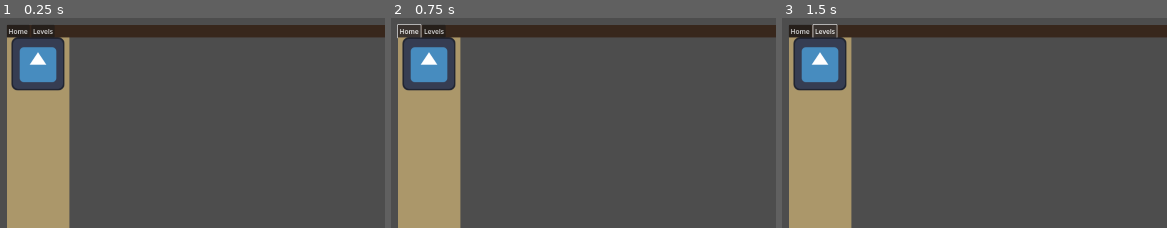
Above: before the commit, frames 1-3 (left to right).
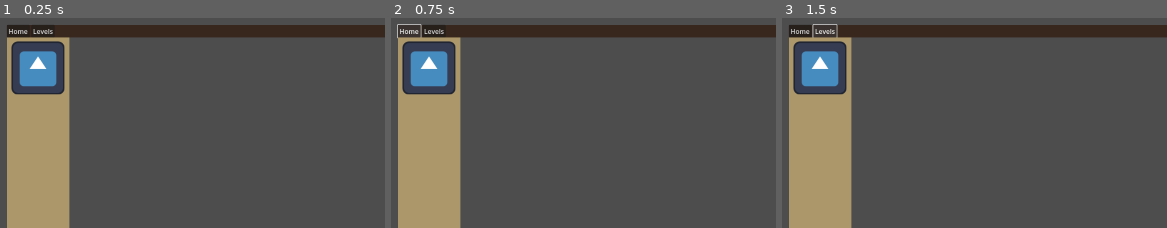
Above: after the commit, the same moments.

Repository: mug1wara26/KOTLC-Game
Game: Godot game, scene res://lambda_elements/puzzle_ui.tscn
Two runs of this game, one before a commit and one after it. Both use one fixed random seed, a clock stepped at 60 frames per second and the inputs below. The engine's default icon, where the game draws it, is replaced by a stand-in: a white triangle on a blue panel in a dark square.
Inputs:
- Up to frame 1 (0.25 s): no input
- Up to frame 2 (0.75 s): click "Home" at 0.5 s
- Up to frame 3 (1.5 s): click "Levels" at 1.25 s
The pictures show only the part of the screen within x 0-50%, y 0-50%; the shares and areas given below are measured in that part.

The runs differ from the first frame. In frame 1, 1.4% of the frame differs, in the area x 2-17%, y 9-37%; in frame 2, 1.4%; in frame 3, 1.4%.

Commit message:
playing with drag and drop collisions

Diff:
--- a/canvas_control.gd
+++ /dev/null
@@ -1,18 +0,0 @@
-extends Control
-
-func _process(_delta: float) -> void:
-  size = get_viewport().size
-
-func _can_drop_data(position, data) -> bool:
-  return (typeof(data) == TYPE_DICTIONARY
-    && data.get("type") == LambdaElement.class_string)
-
-func _drop_data(position, data):
-  print(data)
-  var dragged: LambdaElement = data["dragged"]
-  if dragged.source:
-    # not 100% if right flag
-    dragged = dragged.duplicate(DuplicateFlags.DUPLICATE_USE_INSTANTIATION)
-    dragged.source = false
-    add_child(dragged)
-  dragged.position = position + data["offset"]
--- a/drag_and_drop.tscn
+++ b/drag_and_drop/drag_and_drop.tscn
@@ -1,9 +1,9 @@
 [gd_scene load_steps=6 format=3 uid="uid://cxgvdg76j2t2f"]
 
-[ext_resource type="PackedScene" uid="uid://dlwqrsnl15ffd" path="res://lambda_elements/lambda_element_test.tscn" id="1_f8nf7"]
-[ext_resource type="Script" uid="uid://d2jsm15p65cfn" path="res://sub_viewport_container.gd" id="3_cdpr6"]
-[ext_resource type="Script" uid="uid://djdewn26ogq4i" path="res://sub_viewport.gd" id="4_mi6kv"]
-[ext_resource type="Script" uid="uid://c7gl58vwbylix" path="res://center.gd" id="4_ve37o"]
+[ext_resource type="PackedScene" uid="uid://dlwqrsnl15ffd" path="res://lambda_elements/lambda_element.tscn" id="1_f8nf7"]
+[ext_resource type="Script" uid="uid://d2jsm15p65cfn" path="res://drag_and_drop/sub_viewport_container.gd" id="3_cdpr6"]
+[ext_resource type="Script" uid="uid://djdewn26ogq4i" path="res://drag_and_drop/sub_viewport.gd" id="4_mi6kv"]
+[ext_resource type="Script" uid="uid://c7gl58vwbylix" path="res://drag_and_drop/center.gd" id="4_ve37o"]
 
 [sub_resource type="StyleBoxFlat" id="StyleBoxFlat_gvg4e"]
 bg_color = Color(0.670986, 0.591747, 0.414254, 1)
@@ -21,11 +21,15 @@
 layout_mode = 2
 size_flags_horizontal = 3
 
-[node name="VBoxContainer" type="VBoxContainer" parent="ScrollContainer/CenterContainer"]
+[node name="MarginContainer" type="MarginContainer" parent="ScrollContainer/CenterContainer"]
+layout_mode = 2
+theme_override_constants/margin_top = 10
+
+[node name="VBoxContainer" type="VBoxContainer" parent="ScrollContainer/CenterContainer/MarginContainer"]
 layout_mode = 2
 alignment = 1
 
-[node name="DragTest" parent="ScrollContainer/CenterContainer/VBoxContainer" instance=ExtResource("1_f8nf7")]
+[node name="DragTest" parent="ScrollContainer/CenterContainer/MarginContainer/VBoxContainer" instance=ExtResource("1_f8nf7")]
 layout_mode = 2
 source = true
 
--- a/sub_viewport.gd
+++ b/drag_and_drop/sub_viewport.gd
@@ -4,7 +4,7 @@
   size = get_parent().size
 
 func _on_sub_viewport_container_drop_data(position, data) -> void:
-  var dragged: LambdaElement = data["dragged"]
+  var dragged = data["source"]
   var camera_position = get_camera_2d().global_position
   if dragged.source:
     # not 100% if right flag
@@ -12,3 +12,4 @@
     dragged.source = false
     add_child(dragged)
   dragged.position = position + data["offset"] + camera_position - Vector2(get_viewport().size/2)
+  dragged.enable_collision()
--- a/sub_viewport_container.gd
+++ b/drag_and_drop/sub_viewport_container.gd
@@ -3,8 +3,10 @@
 signal drop_data(position, data)
 
 func _can_drop_data(position, data) -> bool:
-  return (typeof(data) == TYPE_DICTIONARY
-    && data.get("type") == LambdaElement.class_string)
+  if typeof(data) == TYPE_DICTIONARY:
+    var dragged: LambdaElement = data.get("dragged")
+    return data.get("type") == LambdaElement.class_string
+  return false
 
 func _drop_data(position, data):
   drop_data.emit(position, data)
--- a/droppable_hbox.tscn
+++ /dev/null
@@ -1,5 +0,0 @@
-[gd_scene format=3 uid="uid://doygx50hrbm23"]
-
-[node name="DroppableHbox" type="HBoxContainer"]
-offset_right = 40.0
-offset_bottom = 40.0
--- a/lambda_elements/lambda_element.gd
+++ b/lambda_elements/lambda_element.gd
@@ -3,23 +3,36 @@
 static var class_string = "LambdaElement"
 @export var source: bool = false
 
+var element_scene = preload("res://lambda_elements/lambda_element.tscn")
+
 func _get_drag_data(position):
   # Create a drag preview Control node (TextureRect, for example)
-  var texture = TextureRect.new()
+  var texture: LambdaElement = element_scene.instantiate()
   texture.texture = self.texture  # Use the same texture
   texture.position = -position
+  texture.enable_collision()
+
+  if source:
+    texture.source = true
+
   var drag_preview = Control.new()
   drag_preview.add_child(texture)
   set_drag_preview(drag_preview)
-  if not source:
-    self.hide()
+
   # Return the drag data as a dictionary (could be expanded later)
   return {
     "type": class_string,
     "offset": -position,
-    "dragged": self
+    "source": self
   }
 
 func _notification(what: int) -> void:
   if (what == NOTIFICATION_DRAG_END):
     self.show()
+
+func enable_collision() ->  void:
+  $Area2D/CollisionShape2D.set_deferred("disabled", false)
+
+
+func _on_area_2d_area_entered(area: Area2D) -> void:
+  print("area_entered")
--- /dev/null
+++ b/lambda_elements/lambda_element.tscn
@@ -0,0 +1,23 @@
+[gd_scene load_steps=4 format=3 uid="uid://dlwqrsnl15ffd"]
+
+[ext_resource type="Texture2D" uid="uid://du34frvw51vmq" path="res://icon.svg" id="1_u2fv7"]
+[ext_resource type="Script" uid="uid://d0iad3j0wt1od" path="res://lambda_elements/lambda_element.gd" id="2_f360q"]
+
+[sub_resource type="RectangleShape2D" id="RectangleShape2D_nmysy"]
+size = Vector2(148, 148)
+
+[node name="DragTest" type="TextureRect"]
+offset_right = 128.0
+offset_bottom = 128.0
+texture = ExtResource("1_u2fv7")
+script = ExtResource("2_f360q")
+
+[node name="Area2D" type="Area2D" parent="."]
+position = Vector2(64, 64)
+
+[node name="CollisionShape2D" type="CollisionShape2D" parent="Area2D"]
+shape = SubResource("RectangleShape2D_nmysy")
+disabled = true
+
+[connection signal="area_entered" from="Area2D" to="." method="_on_area_2d_area_entered"]
+[connection signal="body_entered" from="Area2D" to="." method="_on_area_2d_body_entered"]
--- a/lambda_elements/lambda_element_test.tscn
+++ /dev/null
@@ -1,8 +0,0 @@
-[gd_scene load_steps=3 format=3 uid="uid://dlwqrsnl15ffd"]
-
-[ext_resource type="Texture2D" uid="uid://du34frvw51vmq" path="res://icon.svg" id="1_nqxis"]
-[ext_resource type="Script" uid="uid://d0iad3j0wt1od" path="res://lambda_elements/lambda_element.gd" id="2_h15le"]
-
-[node name="DragTest" type="TextureRect"]
-texture = ExtResource("1_nqxis")
-script = ExtResource("2_h15le")
--- a/lambda_elements/puzzle_ui.tscn
+++ b/lambda_elements/puzzle_ui.tscn
@@ -1,6 +1,6 @@
 [gd_scene load_steps=3 format=3 uid="uid://eonb7n5epd67"]
 
-[ext_resource type="PackedScene" uid="uid://cxgvdg76j2t2f" path="res://drag_and_drop.tscn" id="1_s8g4s"]
+[ext_resource type="PackedScene" uid="uid://cxgvdg76j2t2f" path="res://drag_and_drop/drag_and_drop.tscn" id="1_s8g4s"]
 
 [sub_resource type="StyleBoxFlat" id="StyleBoxFlat_scvx3"]
 bg_color = Color(0.220064, 0.152564, 0.109371, 1)
--- /dev/null
+++ b/snappable_lambda.tscn
@@ -0,0 +1,34 @@
+[gd_scene load_steps=3 format=3 uid="uid://dn7yc4qq01he8"]
+
+[ext_resource type="Texture2D" uid="uid://du34frvw51vmq" path="res://icon.svg" id="1_gvo43"]
+[ext_resource type="Script" uid="uid://d0iad3j0wt1od" path="res://lambda_elements/lambda_element.gd" id="2_xthof"]
+
+[node name="SnappableLambda" type="HBoxContainer"]
+offset_right = 20.0
+offset_bottom = 20.0
+size_flags_horizontal = 3
+size_flags_vertical = 3
+alignment = 1
+
+[node name="Margin" type="MarginContainer" parent="."]
+layout_mode = 2
+size_flags_horizontal = 3
+theme_override_constants/margin_left = 10
+theme_override_constants/margin_top = 10
+theme_override_constants/margin_right = 10
+theme_override_constants/margin_bottom = 10
+
+[node name="VBoxContainer" type="VBoxContainer" parent="Margin"]
+layout_mode = 2
+alignment = 1
+
+[node name="LambdaElement" type="TextureRect" parent="Margin/VBoxContainer"]
+layout_mode = 2
+texture = ExtResource("1_gvo43")
+script = ExtResource("2_xthof")
+source = true
+metadata/_custom_type_script = "uid://d0iad3j0wt1od"
+
+[node name="HBoxContainer" type="HBoxContainer" parent="Margin/VBoxContainer"]
+layout_mode = 2
+theme_override_constants/separation = 10
Not shown, removed: canvas_control.gd.uid
Renamed: center.gd -> drag_and_drop/center.gd
Renamed: center.gd.uid -> drag_and_drop/center.gd.uid
Renamed: sub_viewport.gd.uid -> drag_and_drop/sub_viewport.gd.uid
Renamed: sub_viewport_container.gd.uid -> drag_and_drop/sub_viewport_container.gd.uid
